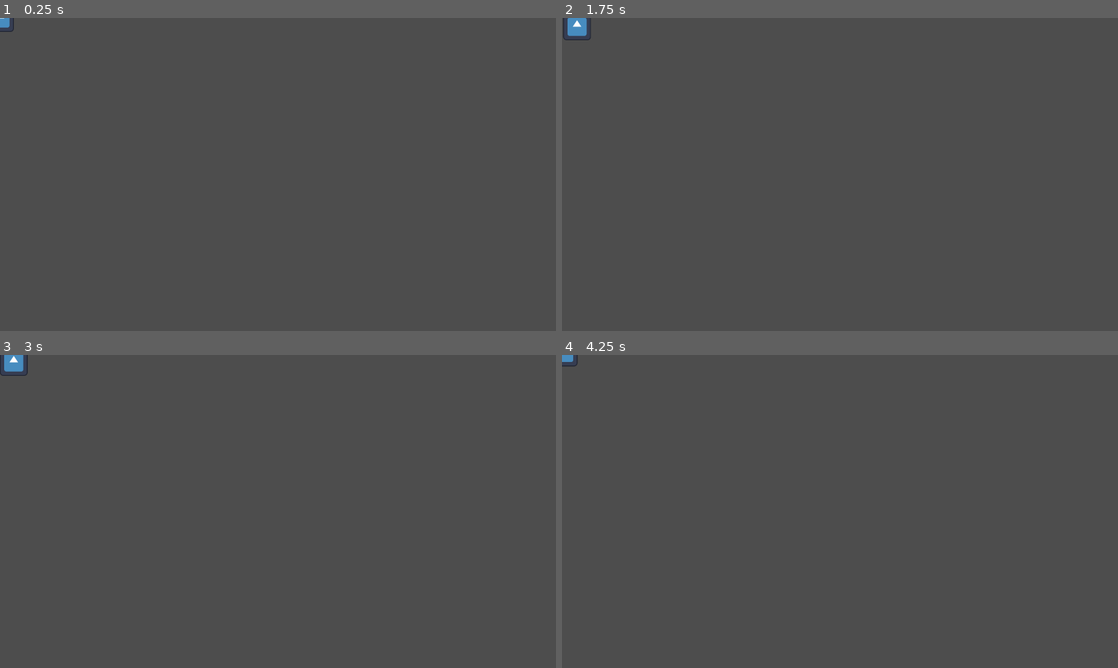
Above: before the commit, frames 1-4 (two rows, left to right).
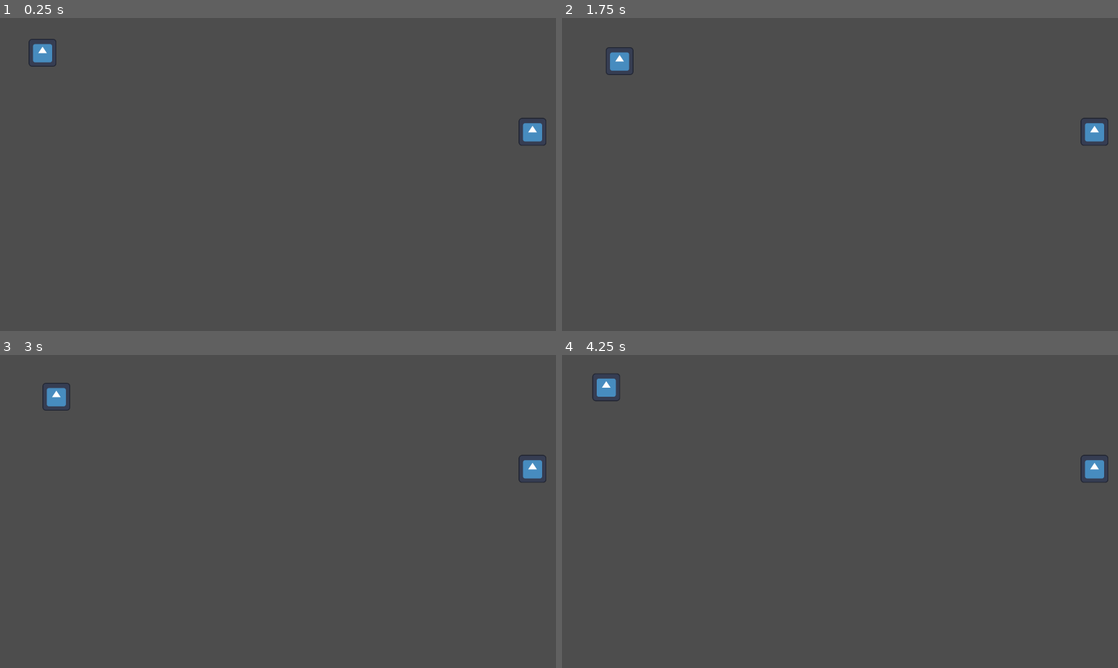
Above: after the commit, the same moments.

Repository: NervzZ/Designing-learning-tools-project
Game: Godot game, scene res://Levels/TestLevel.tscn
The game is run twice, just before and just after one commit, with the same random seed, the same clock (stepped at 60 frames per second) and the same inputs. This scene is started directly instead of the project's main scene. The engine's default icon, where the game draws it, is replaced by a stand-in: a white triangle on a blue panel in a dark square.
Inputs (mouse positions are in pixels of both pictures, inside the frame that each line leads up to):
- Up to frame 1 (0.25 s): no input
- Up to frame 2 (1.75 s): tap Enter at 0.5 s; move the mouse to (962, 158) at 0.52 s; click (962, 158) at 0.67 s; tap Space at 1.25 s; drag from (728, 190) to (812, 237) at 1.27 s
- Up to frame 3 (3 s): move the mouse to (333, 442) at 2.02 s; click (333, 442) at 2.17 s; tap Enter at 2.75 s; drag from (250, 574) to (111, 464) at 2.77 s
- Up to frame 4 (4.25 s): tap Space at 3.5 s; move the mouse to (1006, 558) at 3.52 s; click (1006, 558) at 3.67 s

The runs differ from the first frame. In frame 1, 0.6% of the frame differs, in the area x 0-99%, y 0-41%; in frame 2, 0.8%; in frame 3, 0.8%; in frame 4, 0.6%.
Error after the commit: Parse Error: Expected end of statement after expression, found "Identifier" instead. (res://Scripts/test_npc.gd:17)

Commit message:
feature: sound relative to distance from NPC

Diff:
--- /dev/null
+++ b/Actors/test_npc.tscn
@@ -0,0 +1,19 @@
+[gd_scene load_steps=4 format=3 uid="uid://bvvcojb6c41i6"]
+
+[ext_resource type="Texture2D" uid="uid://c232yx4es23m5" path="res://icon.svg" id="1_d3snk"]
+[ext_resource type="Script" path="res://Scripts/test_npc.gd" id="1_l7xyn"]
+
+[sub_resource type="CircleShape2D" id="CircleShape2D_hpwdu"]
+radius = 86.8
+
+[node name="test-npc" type="CharacterBody2D"]
+script = ExtResource("1_l7xyn")
+
+[node name="CollisionShape2D" type="CollisionShape2D" parent="."]
+shape = SubResource("CircleShape2D_hpwdu")
+
+[node name="Timer" type="Timer" parent="."]
+one_shot = true
+
+[node name="Sprite2D" type="Sprite2D" parent="."]
+texture = ExtResource("1_d3snk")
--- a/Levels/TestLevel.tscn
+++ b/Levels/TestLevel.tscn
@@ -1,9 +1,14 @@
-[gd_scene load_steps=3 format=3 uid="uid://bd37ld3qljsej"]
+[gd_scene load_steps=4 format=3 uid="uid://bd37ld3qljsej"]
 
 [ext_resource type="PackedScene" uid="uid://06kaxfqyqf67" path="res://Actors/Player.tscn" id="1_dfmdp"]
 [ext_resource type="Script" path="res://Scripts/Levels/TestLevel.gd" id="1_phlu1"]
+[ext_resource type="PackedScene" uid="uid://bvvcojb6c41i6" path="res://Actors/test_npc.tscn" id="3_m1b3u"]
 
 [node name="TestLevel" type="Node2D"]
 script = ExtResource("1_phlu1")
 
 [node name="Player" parent="." instance=ExtResource("1_dfmdp")]
+position = Vector2(196, 160)
+
+[node name="test-npc" parent="." instance=ExtResource("3_m1b3u")]
+position = Vector2(2452, 524)
--- a/Scripts/Global/SoundManager.gd
+++ b/Scripts/Global/SoundManager.gd
@@ -8,6 +8,7 @@
 
 # Used for the sounds of the main character such as footstep
 var character_sound_player = AudioStreamPlayer.new()
+var npc_sound_player = AudioStreamPlayer.new()
 
 func _ready():
 	# Initialize players
@@ -16,6 +17,7 @@
 	add_child(ui_player)
 	add_child(ambient_player)
 	add_child(character_sound_player)
+	add_child(npc_sound_player)
 
 func play_music(stream: AudioStream):
 	music_player.stream = stream
@@ -38,3 +40,9 @@
 	character_sound_player.pitch_scale = pitch
 	character_sound_player.volume_db = volume
 	character_sound_player.play()
+
+func play_npc_sound(stream: AudioStream, pitch: float, volume: float):
+	npc_sound_player.stream = stream
+	npc_sound_player.pitch_scale = pitch
+	npc_sound_player.volume_db = volume
+	npc_sound_player.play()
--- /dev/null
+++ b/Scripts/test_npc.gd
@@ -0,0 +1,21 @@
+extends CharacterBody2D
+
+var keyboardsound = preload("res://Assets/Sounds/SFX/keyboard_and_mouse.mp3")
+@onready var player = get_tree().get_nodes_in_group("Player")[0]
+
+
+func _physics_process(delta):
+
+	var distance = global_position.distance_to(player.global_position)
+
+	var maxDistance = 5000
+	var volume = 1.0 - clamp(distance / maxDistance, 0.0, 1.0)
+
+	print(50 * log(volume) - 20)
+	# Time loop for footstep
+	if $Timer.is_stopped():
+		SoundManager.play_npc_sou	nd(keyboardsound,
+										randf_range(0.8, 1.2),
+										50 * log(volume + 0.1) - 10)
+		print("trigred")
+		$Timer.start(3)
Not shown, added: Assets/Sounds/SFX/keyboard_and_mouse.mp3.import
Not shown, added: Assets/Sounds/SFX/keyboard_and_mouse.mp3
